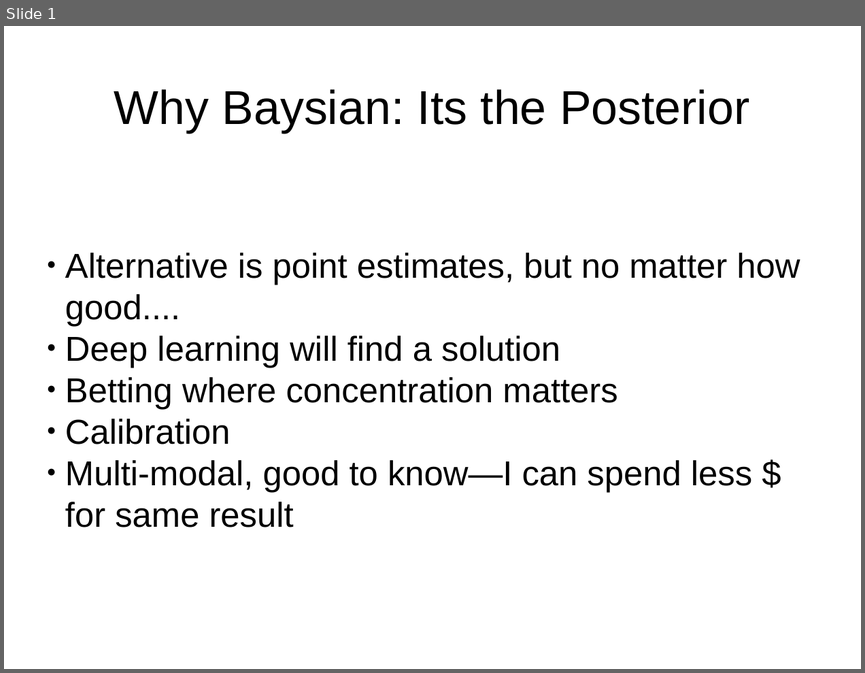
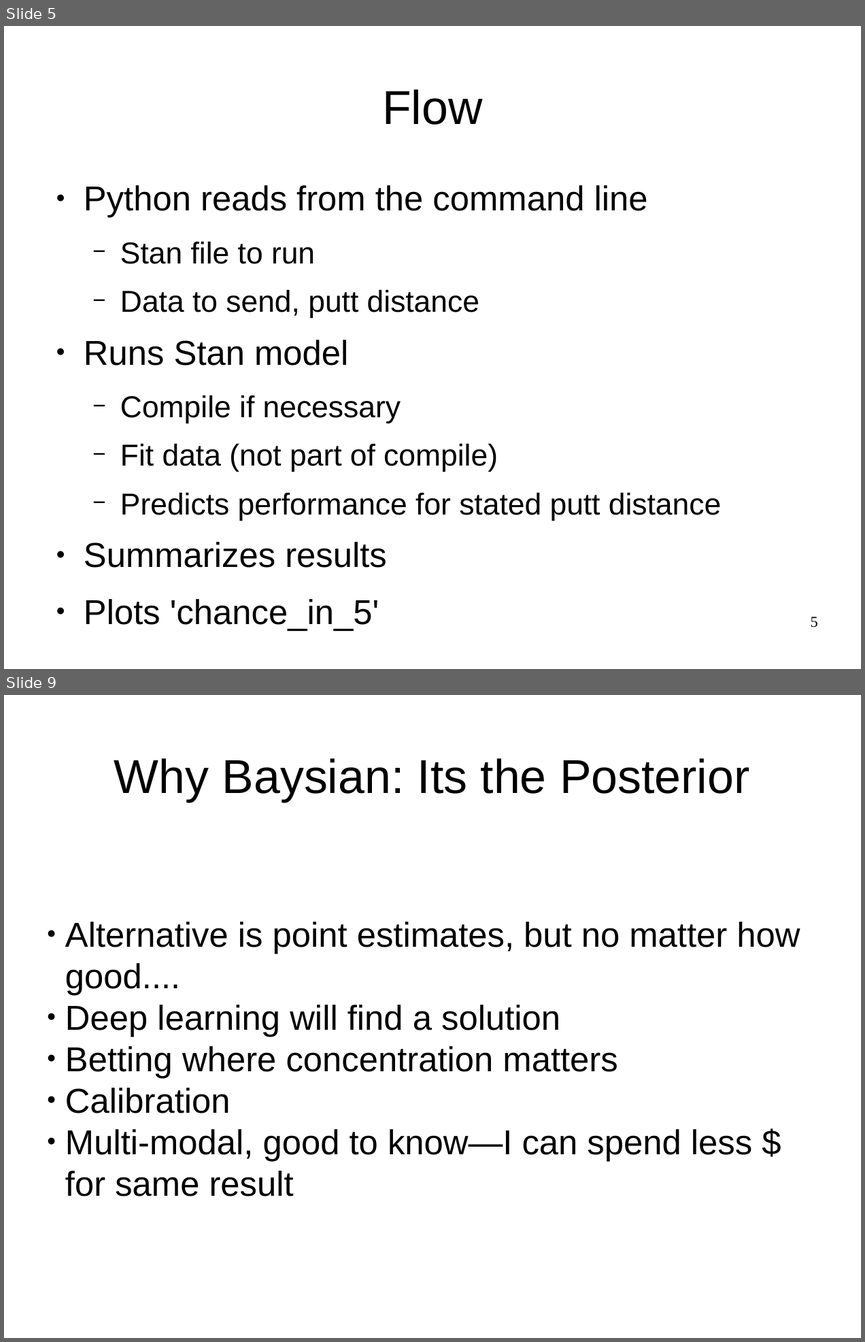
Before and after one commit to breckbaldwin/StanIsThePlan, a slide deck: talks/burlingtonMeetup2019/BurlingtonMeetup.odp. Shown one above the other, each under a label of ours: slide 1 before the commit, slides 5 and 9 after it; the slides between them are not shown. The pictures are 865x673 and 865x1342 pixels, drawn with LibreOffice and Linux fonts; fonts in the diff are those of the drawing. Boxes give left, top, right and bottom in pixels: in the first picture for what was removed or moved away, otherwise in the second. Text is boxed around its words. In the diff, an @@ line names an element or a change of style, - is before the commit and + after.

Commit message:
added in data size slides

```diff
--- a/talks/burlingtonMeetup2019/BurlingtonMeetup.odp
+++ b/talks/burlingtonMeetup2019/BurlingtonMeetup.odp
@@ slide 5 added at [4,26,861,669], background #FFFFFF @@
@@ title added at [382,89,482,125], 44 pt, text #000000 @@
+Flow
@@ text added at [84,185,721,631], 28 pt, text #000000 @@
+● Python reads from the command line
+  − Stan file to run
+  − Data to send, putt distance
+● Runs Stan model
+  − Compile if necessary
+  − Fit data (not part of compile)
+  − Predicts performance for stated putt distance
+● Summarizes results
+● Plots 'chance_in_5'
@@ page number added at [810,616,818,627], 14 pt, text #000000 @@
+5
@@ what was slide 1 is now slide 9 @@
```
Also in this commit, not shown: 40 other slides added, 1 slide removed.
